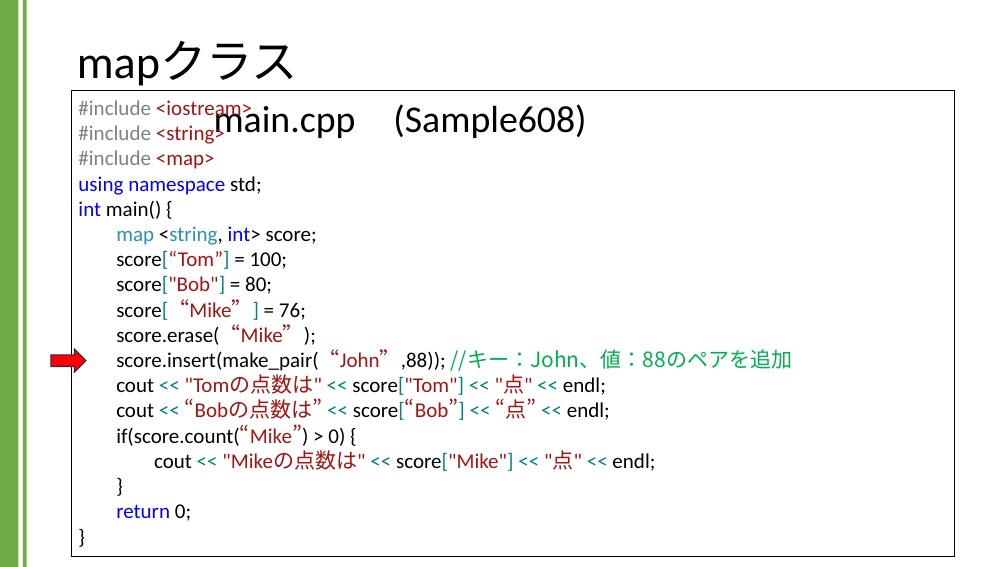
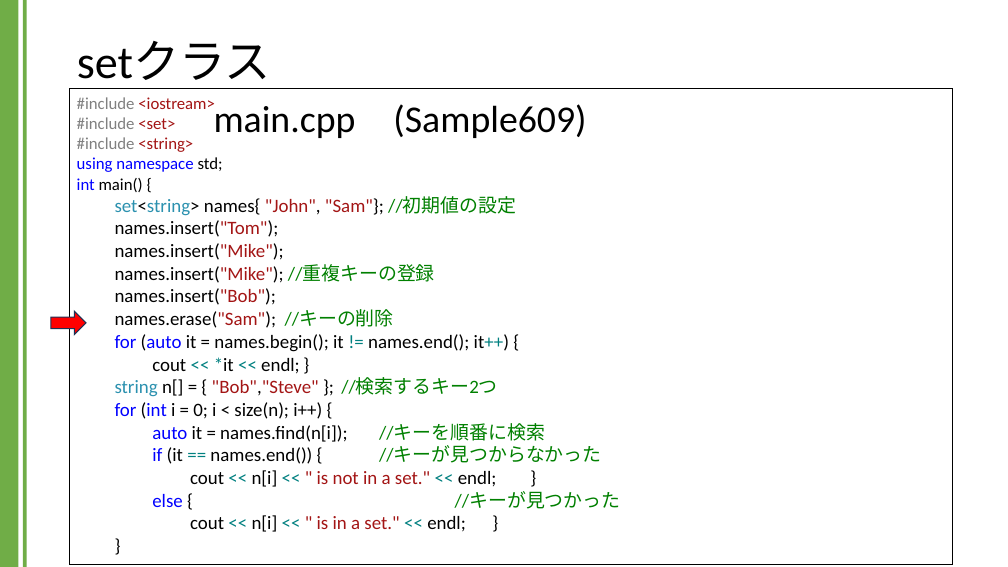
Before and after one commit to kic-murata/cpp2024, a slide deck: slide 7 of 授業資料/講義資料：Setクラス.pptx. Drawn at 1008x567 pixels with LibreOffice and Linux fonts; fonts in the diff are those of the drawing. Boxes give left, top, right and bottom in pixels: in the first picture for what was removed or moved away, otherwise in the second. Text is boxed around its words. In the diff, an @@ line names an element or a change of style, - is before the commit and + after.

```diff
--- a/授業資料/講義資料：Setクラス.pptx
+++ b/授業資料/講義資料：Setクラス.pptx
@@ title at [77,41,271,89]: text changed @@
-mapクラス
+setクラス
@@ rectangle "#include <iostream>": place and size @@
-rectangle "#include <iostream>" at [71,91,955,557]
+rectangle "#include <iostream>" at [70,89,954,565]
@@ text in rectangle at [77,117,175,129]: paragraph added @@
+#include <set>
@@ text in rectangle at [77,97,223,192]: size 20 to 16 pt in "#include <iostream>", "#include <string>", "using namespace std;", "int main() {"; size 20 to 18 pt in "}" @@
@@ text at [214,104,586,138]: text changed @@
-main.cpp (Sample608)
+main.cpp (Sample609)
@@ text in rectangle at [78,150,215,169]: paragraph removed @@
-#include <map>
@@ text in rectangle at [115,196,621,532]: text changed; size 20 to 18 pt @@
-map <string, int> score;
-score[“Tom”] = 100;
-score["Bob"] = 80;
-score[“Mike”] = 76;
-score.erase(“Mike”);
-score.insert(make_pair(“John”,88)); //キー：John、値：88のペアを追加
-cout << "Tomの点数は" << score["Tom"] << "点" << endl;
-cout << “Bobの点数は” << score[“Bob”] << “点” << endl;
-if(score.count(“Mike”) > 0) {
-cout << "Mikeの点数は" << score["Mike"] << "点" << endl;
-}
-return 0;
+set<string> names{ "John", "Sam"}; //初期値の設定
+names.insert("Tom");
+names.insert("Mike");
+names.insert("Mike"); //重複キーの登録
+names.insert("Bob");
+names.erase("Sam"); //キーの削除
+for (auto it = names.begin(); it != names.end(); it++) {
+cout << *it << endl; }
+string n[] = { "Bob","Steve" }; //検索するキー2つ
+for (int i = 0; i < size(n); i++) {
+auto it = names.find(n[i]); //キーを順番に検索
+if (it == names.end()) { //キーが見つからなかった
+cout << n[i] << " is not in a set." << endl; }
+else { //キーが見つかった
+cout << n[i] << " is in a set." << endl; }
@@ right arrow: place and size @@
-right arrow at [51,349,86,373]
+right arrow at [51,312,86,335]
```
Also in this commit, not shown: 6 other slides changed, 3 slides added, 3 slides removed, 1 other file.
